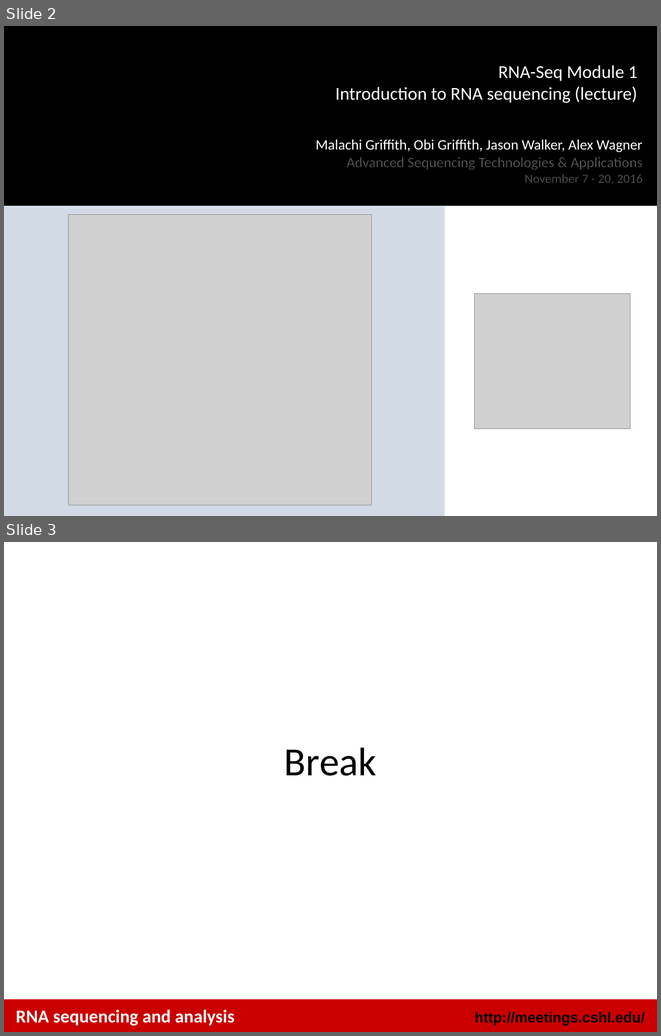
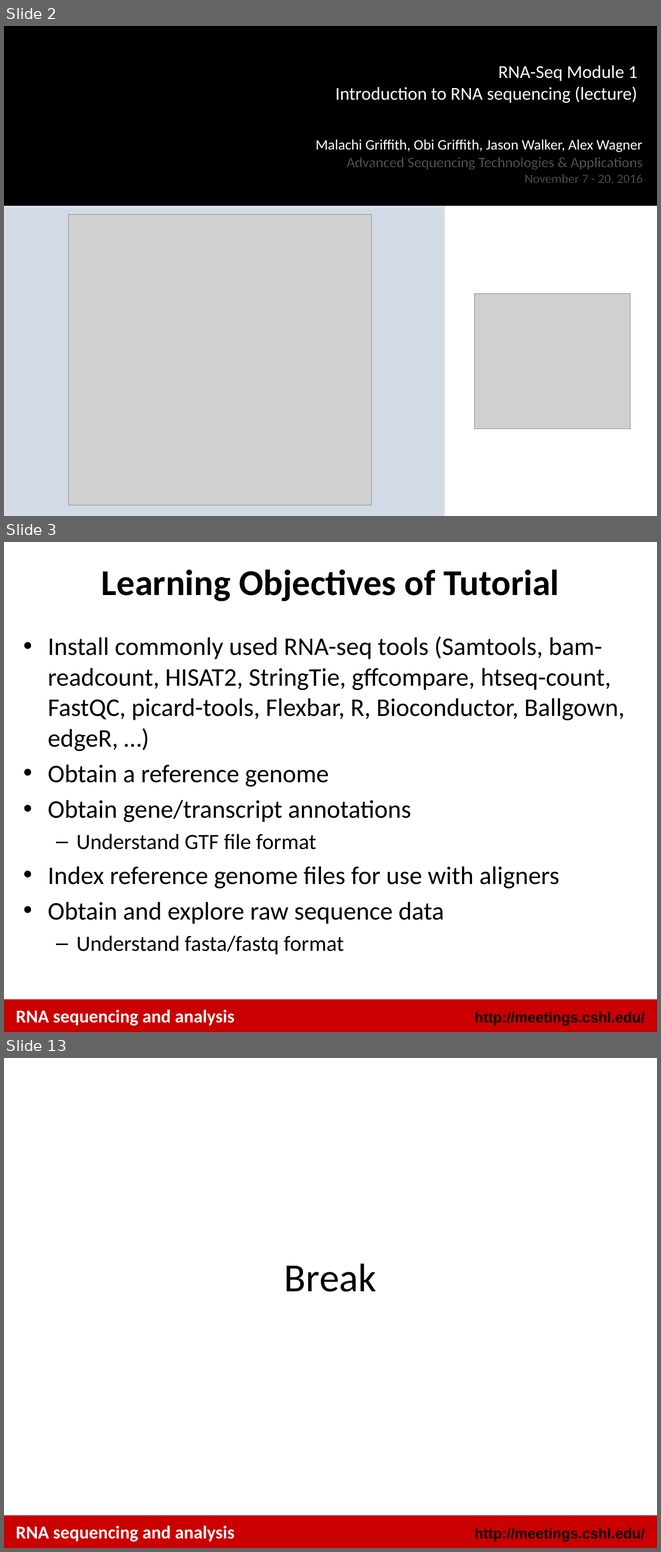
Before and after one commit to griffithlab/rnaseq_tutorial_wiki, a slide deck: LectureFiles/cshl/2016/RNASeq_Module1_Tutorial.pptx. Shown one above the other, each under a label of ours: slides 2 and 3 before the commit, slides 2, 3 and 13 after it; the slides between them are not shown. The pictures are 661x1036 and 661x1552 pixels, drawn with LibreOffice and Linux fonts; fonts in the diff are those of the drawing; grey boxes stand for pictures; background and template pictures are left out. Boxes give left, top, right and bottom in pixels: in the first picture for what was removed or moved away, otherwise in the second. Text is boxed around its words. In the diff, an @@ line names an element or a change of style, - is before the commit and + after.

Commit message:
Adding updated version of module 1 tutorial

```diff
--- a/LectureFiles/cshl/2016/RNASeq_Module1_Tutorial.pptx
+++ b/LectureFiles/cshl/2016/RNASeq_Module1_Tutorial.pptx
@@ slide 3 added at <box>4,542,657,1032</box>, background #FFFFFF; not listed: 2 template elements that a slide beside it also shows @@
@@ title added at <box>102,570,559,601</box>, 40 pt, text #000000, bold @@
+Learning Objectives of Tutorial
@@ text added at <box>48,636,625,954</box>, 28 pt, text #000000 @@
+• Install commonly used RNA-seq tools (Samtools, bam-readcount, HISAT2, StringTie, gffcompare, htseq-count, FastQC, picard-tools, Flexbar, R, Bioconductor, Ballgown, edgeR, …)
+• Obtain a reference genome
+• Obtain gene/transcript annotations
+  – Understand GTF file format
+• Index reference genome files for use with aligners
+• Obtain and explore raw sequence data
+  – Understand fasta/fastq format
@@ text added at <box>16,1009,235,1025</box>, 20 pt, text #FFFFFF, bold @@
+RNA sequencing and analysis
@@ what was slide 3 is now slide 13 @@
```
Also in this commit, not shown: 9 other slides added, 1 other file.
